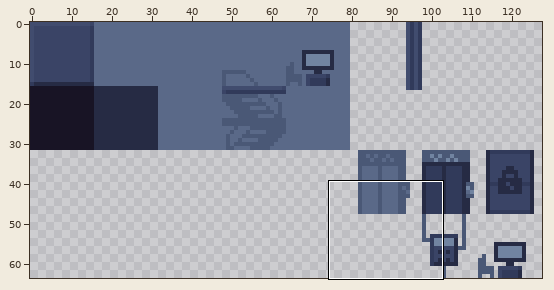
One commit to this sprite sheet: sprites/tiles.png. Above, an overview of the earlier version with the close-up marked.
Close-up. Earlier state:
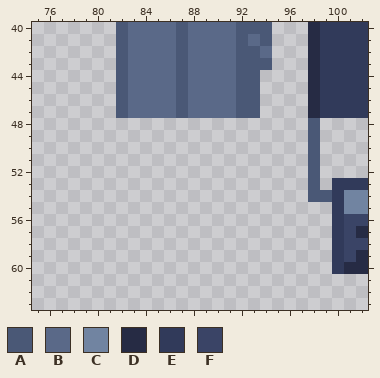
The file is 128x64 pixels. Shown: x 75..102, y 40..63.
Palette (. is transparent): A #4a5876  B #5a6988  C #7184a1  D #262b44  E #313a5a  F #3a4466
Pixels before, first column x 82:
40 ABBBBABBBBAAA...DEEEE
41 ABBBBABBBBABA...DEEEE
42 ABBBBABBBBAAB...DEEEE
43 ABBBBABBBBAAA...DEEEE
44 ABBBBABBBBAA....DEEEE
45 ABBBBABBBBAA....DEEEE
46 ABBBBABBBBAA....DEEEE
47 ABBBBABBBBAA....DEEEE
48 ................A....
49 ................A....
50 ................A....
51 ................A....
52 ................A....
53 ................A.EEE
54 ................AAECC
55 ..................ECC
56 ..................EFF
57 ..................EFD
58 ..................EFF
59 ..................EFD
60 ..................EDD
Now the later version:
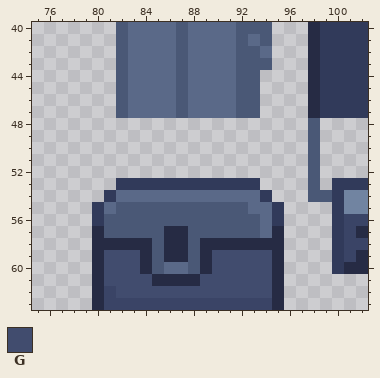
Colours new in this view: G #414c6e
Edits made:
y 53: x 82..93 ............ -> EEEEEEEEEEEE
y 54: x 81..94 .............. -> EBBBBBBBBBBBBE
y 55: x 80..95 ................ -> EBAAAAAAAAAAABBE
y 56: x 80..95 ................ -> EAAAAAAAAAAAAABE
y 57: x 80..95 ................ -> DAAAAADDAAAAAABD
y 58: x 80..95 ................ -> DDDDDADDADDDDDDD
y 59: x 80..95 ................ -> DGGGDADDADGGGGGD
y 60: x 80..95 ................ -> DGGGDABBADGGGGGD
y 61: x 80..95 ................ -> DGGGGDDDDGGGGGGD
y 62: x 80..95 ................ -> DFGGGGGGGGGGGGGD
y 63: x 80..95 ................ -> DFFFFFFFFFFFFFFD
Changed places in both close-ups, as pixel boxes (x1, y1, x2, y2):
added: (92, 178, 284, 310)
